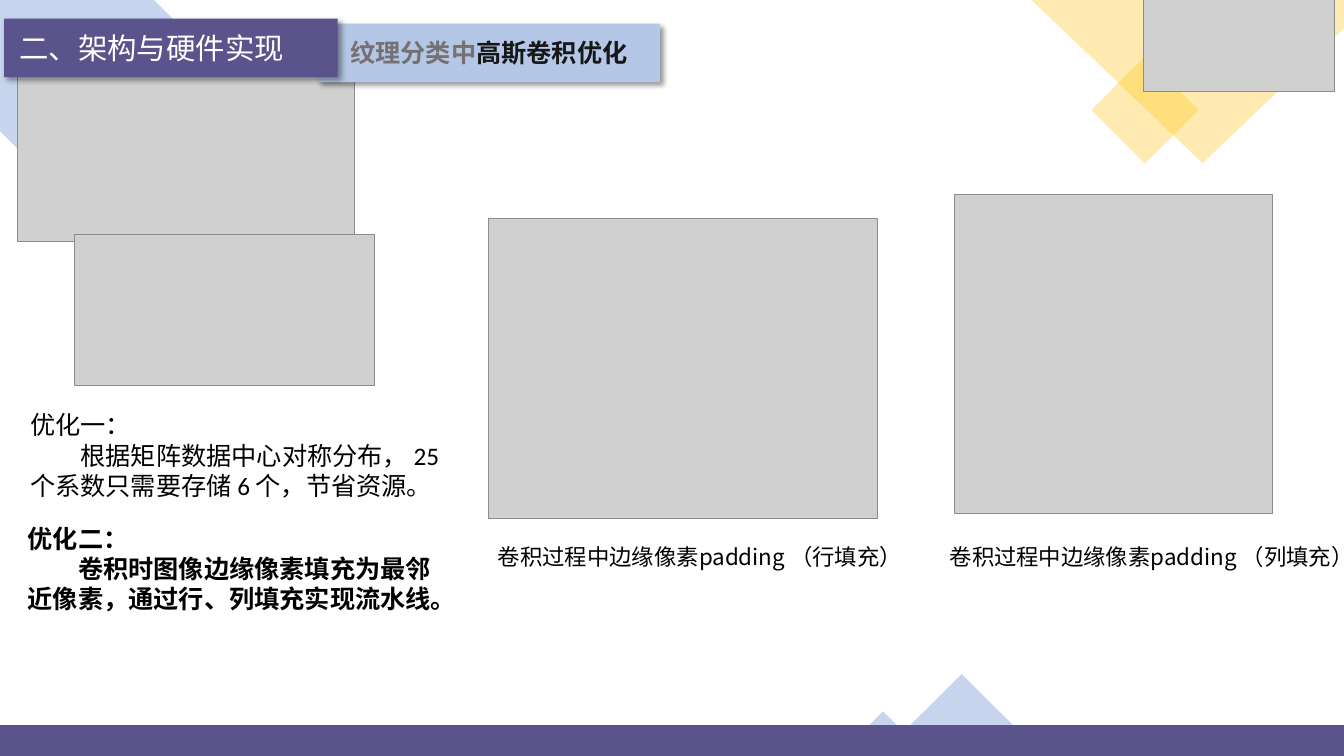
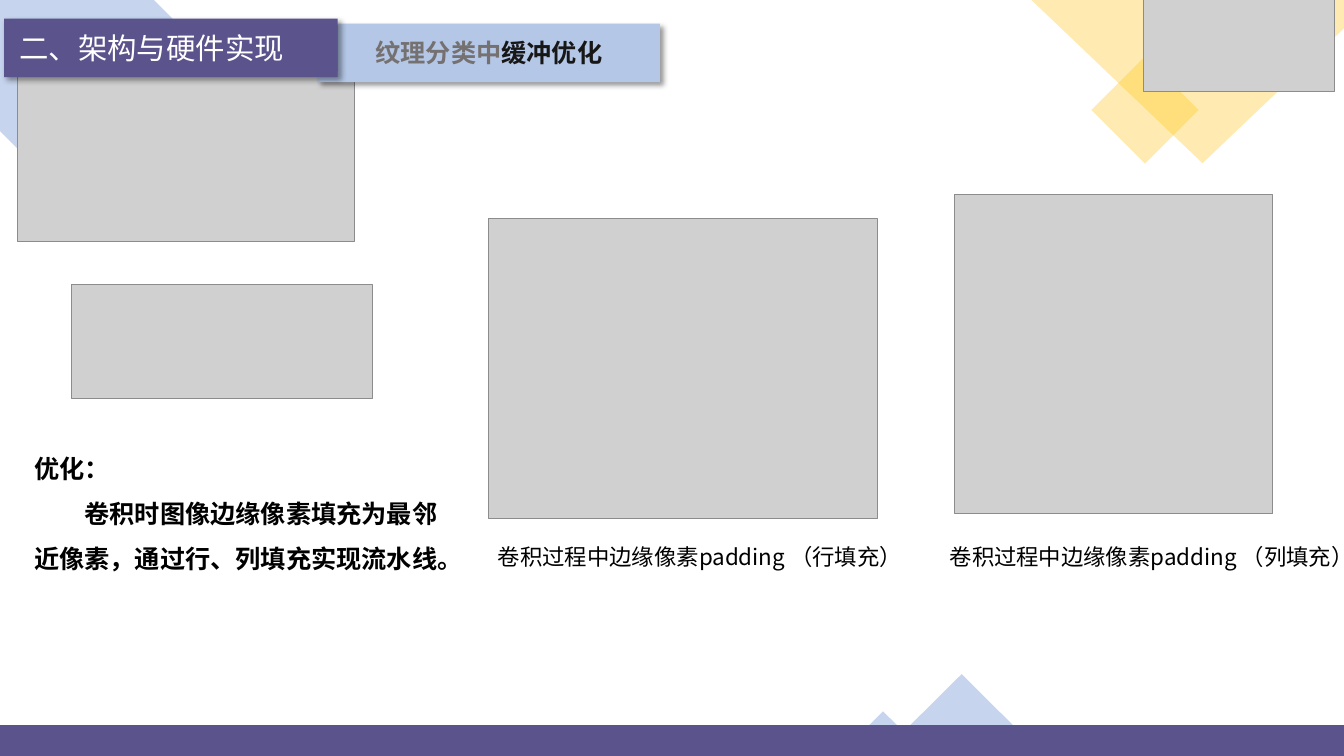
Before and after one commit to jjyy-Huang/LoG-UTE-RAISR-Doc, a slide deck: slide 12 of presentation/PPT.pptx (slide 13 before the commit). Drawn at 1344x756 pixels with LibreOffice and Linux fonts; fonts in the diff are those of the drawing; grey boxes stand for pictures; background and template pictures are left out. Boxes give left, top, right and bottom in pixels: in the first picture for what was removed or moved away, otherwise in the second. Text is boxed around its words. In the diff, an @@ line names an element or a change of style, - is before the commit and + after.

```diff
--- a/presentation/PPT.pptx
+++ b/presentation/PPT.pptx
@@ text in rectangle at (x1=376, y1=40, x2=603, y2=65): text changed; text colour #181717 to #767171 @@
-纹理分类中高斯卷积优化
+纹理分类中缓冲优化
@@ picture resized from (x1=75, y1=234, x2=374, y2=385) to (x1=72, y1=284, x2=373, y2=398) @@
@@ text removed at (x1=30, y1=413, x2=440, y2=498) @@
-优化一：
-根据矩阵数据中心对称分布， 25 个系数只需要存储 6 个，节省资源。
@@ text "优化：" moved from (x1=28, y1=526, x2=456, y2=612) to (x1=34, y1=456, x2=462, y2=572) @@
@@ text at (x1=34, y1=456, x2=110, y2=481): text changed; font Calibri to Noto Sans CJK SC @@
-优化二：
+优化：
@@ text at (x1=34, y1=501, x2=462, y2=572): font Calibri to Noto Sans CJK SC in "卷积时图像边缘像素填充为最邻近像素，通过行、列填充实现流水线。"; line spacing 1 to 1.5 @@
```
Also in this commit, not shown: 20 other slides changed, 5 slides added, 58 other files.
